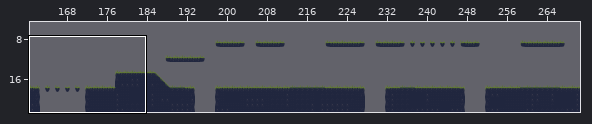
Tiled map -- ScifiDruid/Content/bin/DesktopGL/Content/Stage1.tmx. The picture above shows the old version from afar; the outline marks the close-up.
Close-up. Earlier state:
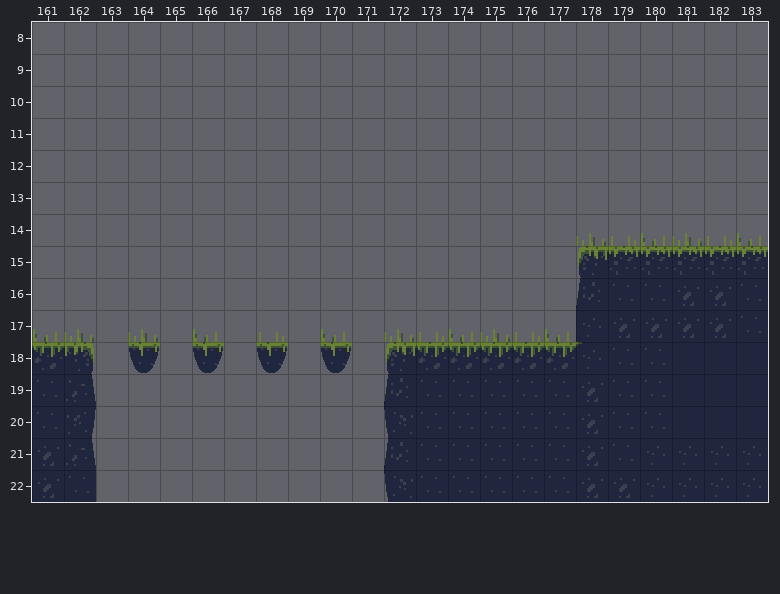
Cells are 32x32 px. Shown: x 161..183, y 8..22. The commit also changed other parts of the map, which this record leaves out.
Once edited:
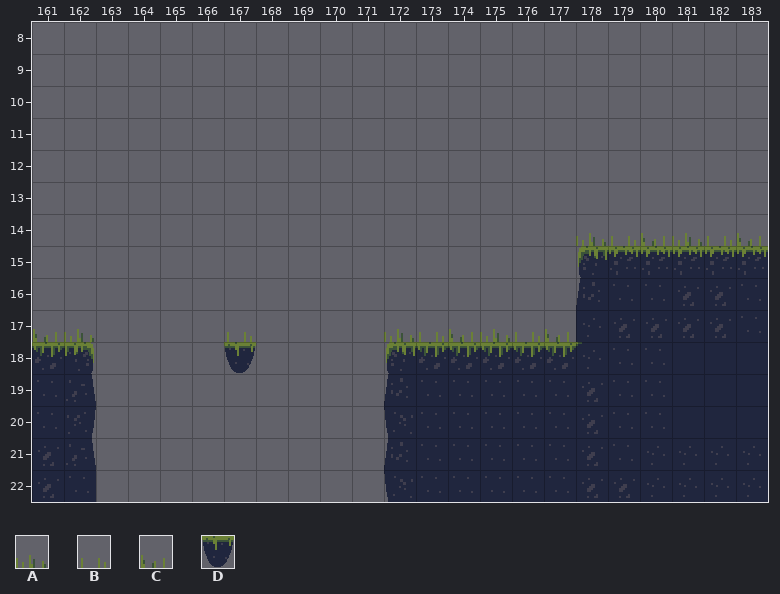
Key: from "tileset1": A 0, B 1, C 2, D 25.
_ is an empty cell.
Edits made:
{"where": "layer \"Blocks\""}
{"y":18,"x":164,"old":"D","new":"_"}
{"y":18,"x":166,"old":"D_D","new":"_D_"}
{"y":18,"x":170,"old":"D","new":"_"}
{"where": "layer \"Props\""}
{"y":17,"x":164,"old":"A","new":"_"}
{"y":17,"x":166,"old":"C_B","new":"_B_"}
{"y":17,"x":170,"old":"C","new":"_"}
